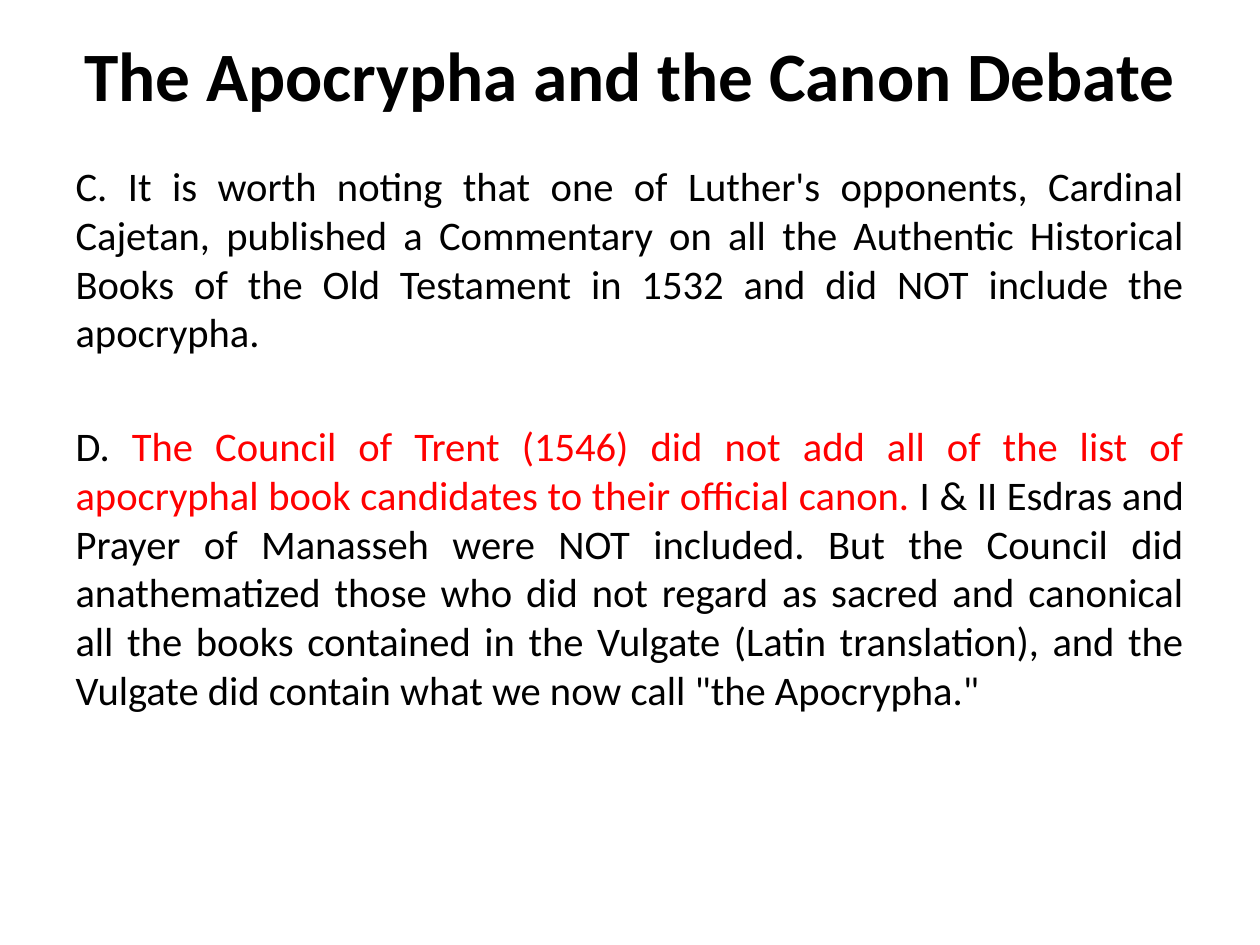
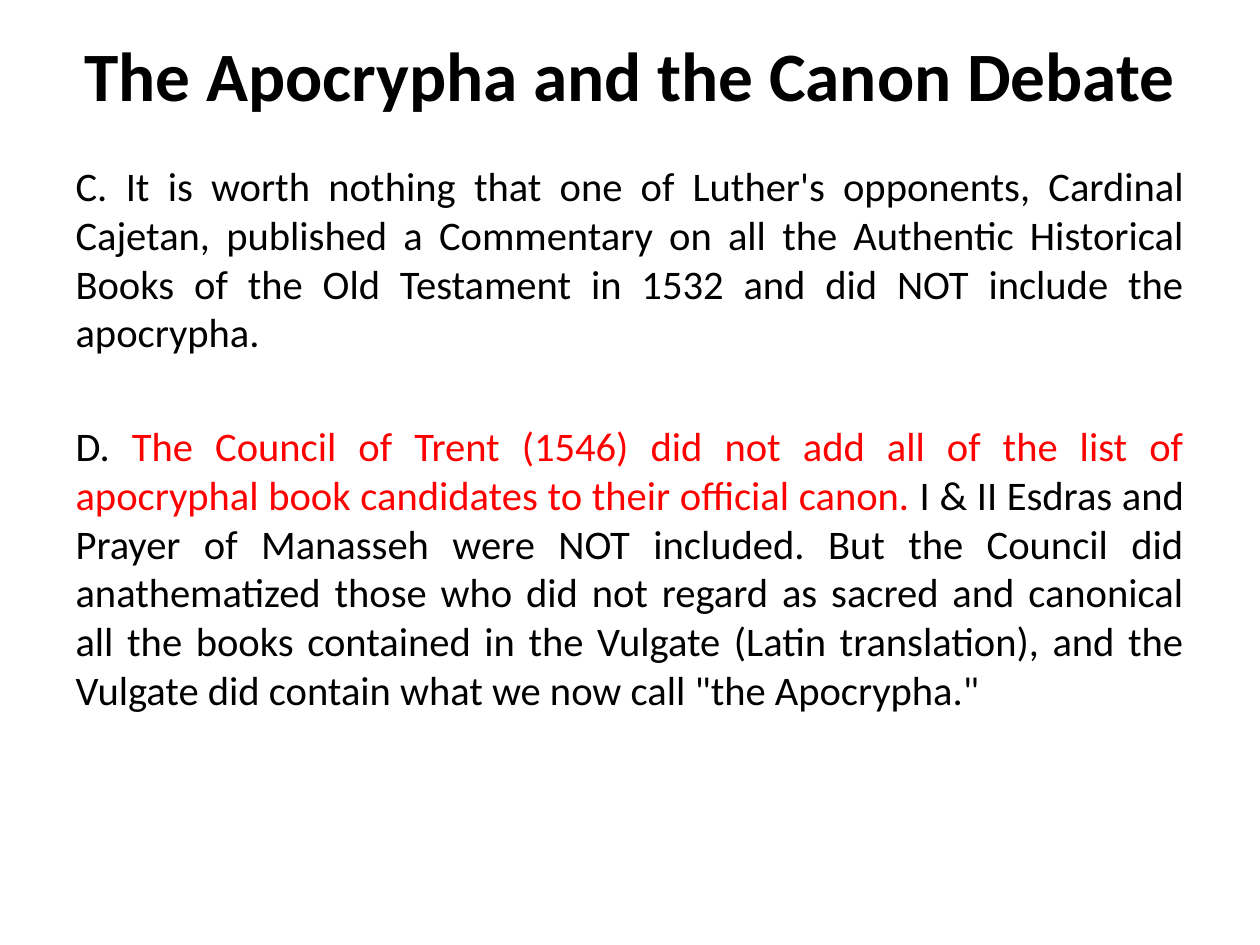
Before and after one commit to mutanganajoseph/Documents, a slide deck: slide 77 of auca/sem-1/intro-to-Bible-study/1 intro to Bible study Notes.pptx. Drawn at 1260x945 pixels with LibreOffice and Linux fonts; fonts in the diff are those of the drawing. Boxes give left, top, right and bottom in pixels: in the first picture for what was removed or moved away, otherwise in the second. Text is boxed around its words. In the diff, an @@ line names an element or a change of style, - is before the commit and + after.

```diff
--- a/auca/sem-1/intro-to-Bible-study/1 intro to Bible study Notes.pptx
+++ b/auca/sem-1/intro-to-Bible-study/1 intro to Bible study Notes.pptx
@@ text at [76,172,1183,354]: text changed @@
-C. It is worth noting that one of Luther's opponents, Cardinal Cajetan, published a Commentary on all the Authentic Historical Books of the Old Testament in 1532 and did NOT include the apocrypha.
+C. It is worth nothing that one of Luther's opponents, Cardinal Cajetan, published a Commentary on all the Authentic Historical Books of the Old Testament in 1532 and did NOT include the apocrypha.
```
Also in this commit, not shown: 10 other slides changed, 5 other files.
